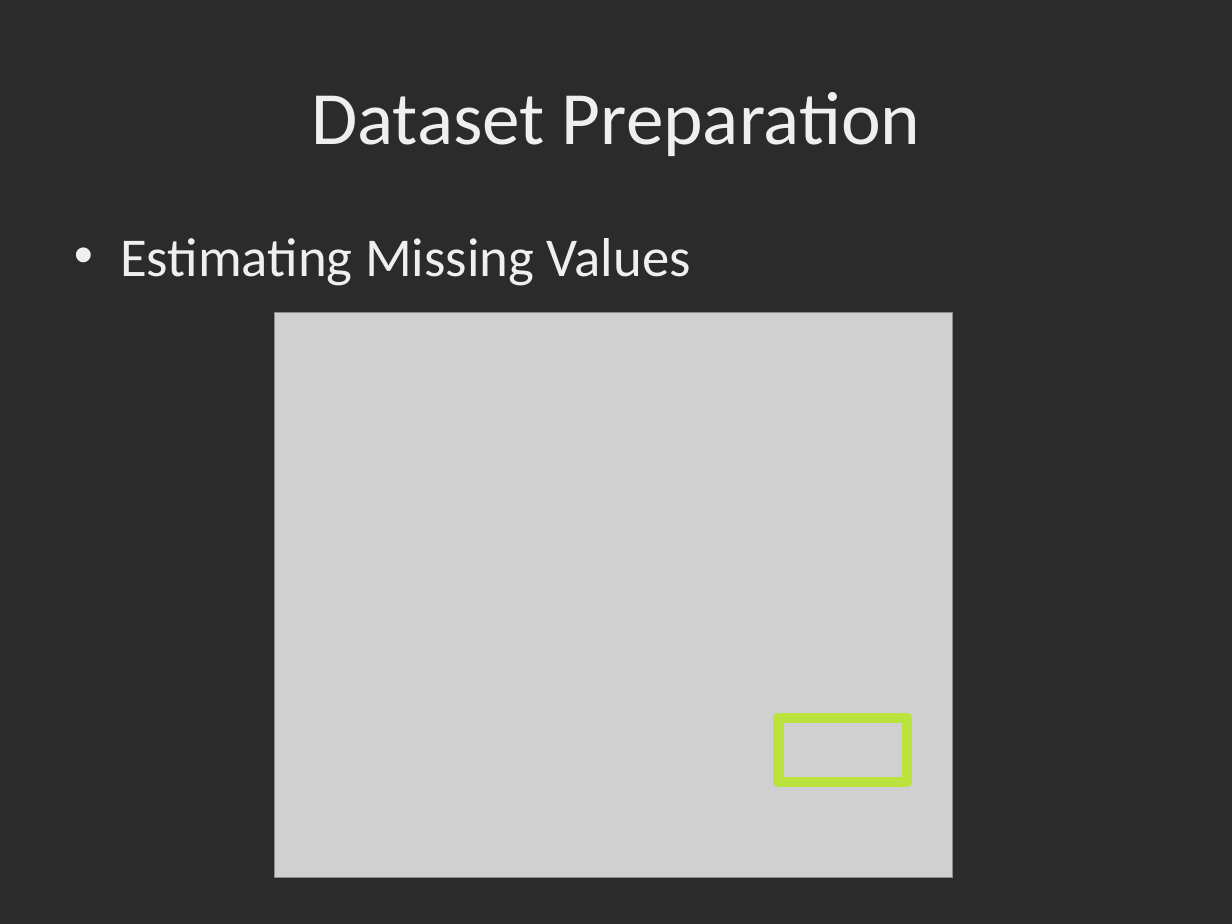
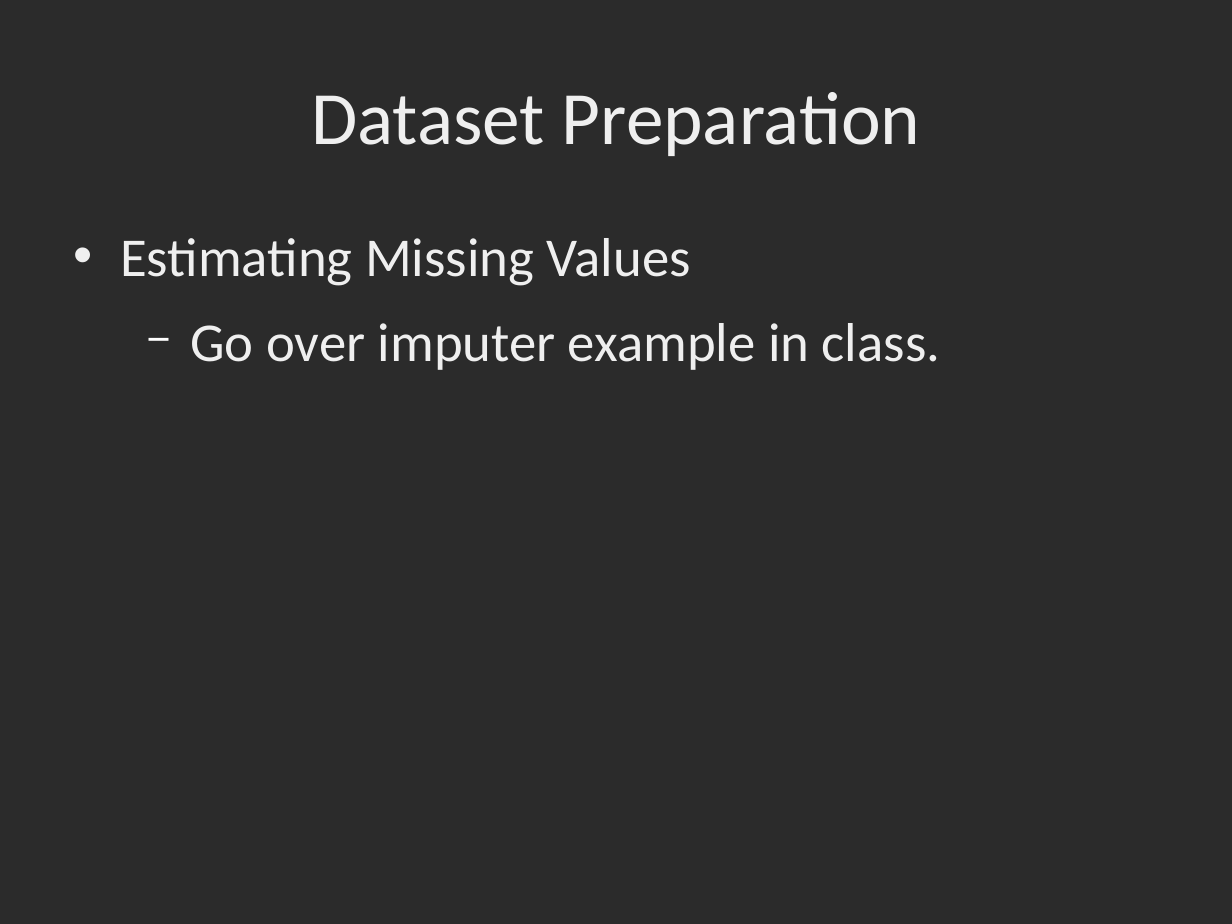
Before and after one commit to dbowmans46/PracticalProgramming, a slide deck: slide 162 of Session 7 - Python/Instructional Material/Session 7 - Python Brief Intro to Machine Learning with Scikit Learn.odp (slide 156 before the commit). Drawn at 1232x924 pixels with LibreOffice and Linux fonts; fonts in the diff are those of the drawing; grey boxes stand for pictures; background and template pictures are left out; a plain dark background stands for a picture behind light text. Boxes give left, top, right and bottom in pixels: in the first picture for what was removed or moved away, otherwise in the second. Text is boxed around its words. In the diff, an @@ line names an element or a change of style, - is before the commit and + after.

Commit message:
Slides and code for imputer added.

```diff
--- a/Session 7 - Python/Instructional Material/Session 7 - Python Brief Intro to Machine Learning with Scikit Learn.odp
+++ b/Session 7 - Python/Instructional Material/Session 7 - Python Brief Intro to Machine Learning with Scikit Learn.odp
@@ text at box(190, 323, 941, 370): paragraph added @@
+  − Go over imputer example in class.
@@ picture removed at box(275, 313, 954, 878) @@
@@ rectangle removed at box(779, 718, 907, 782) @@
```
Also in this commit, not shown: 5 other slides changed, 5 slides added, 1 other file.
